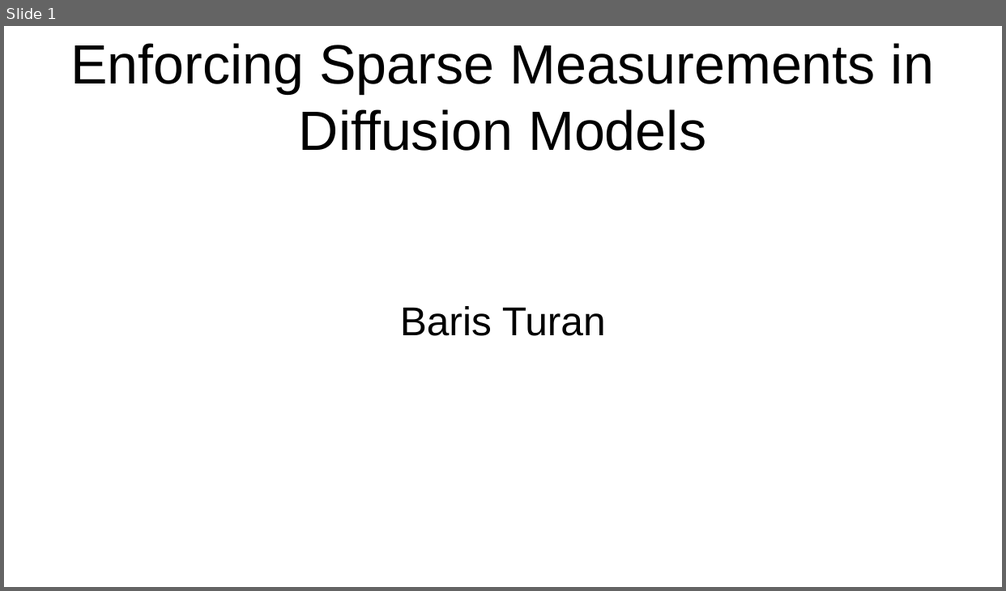
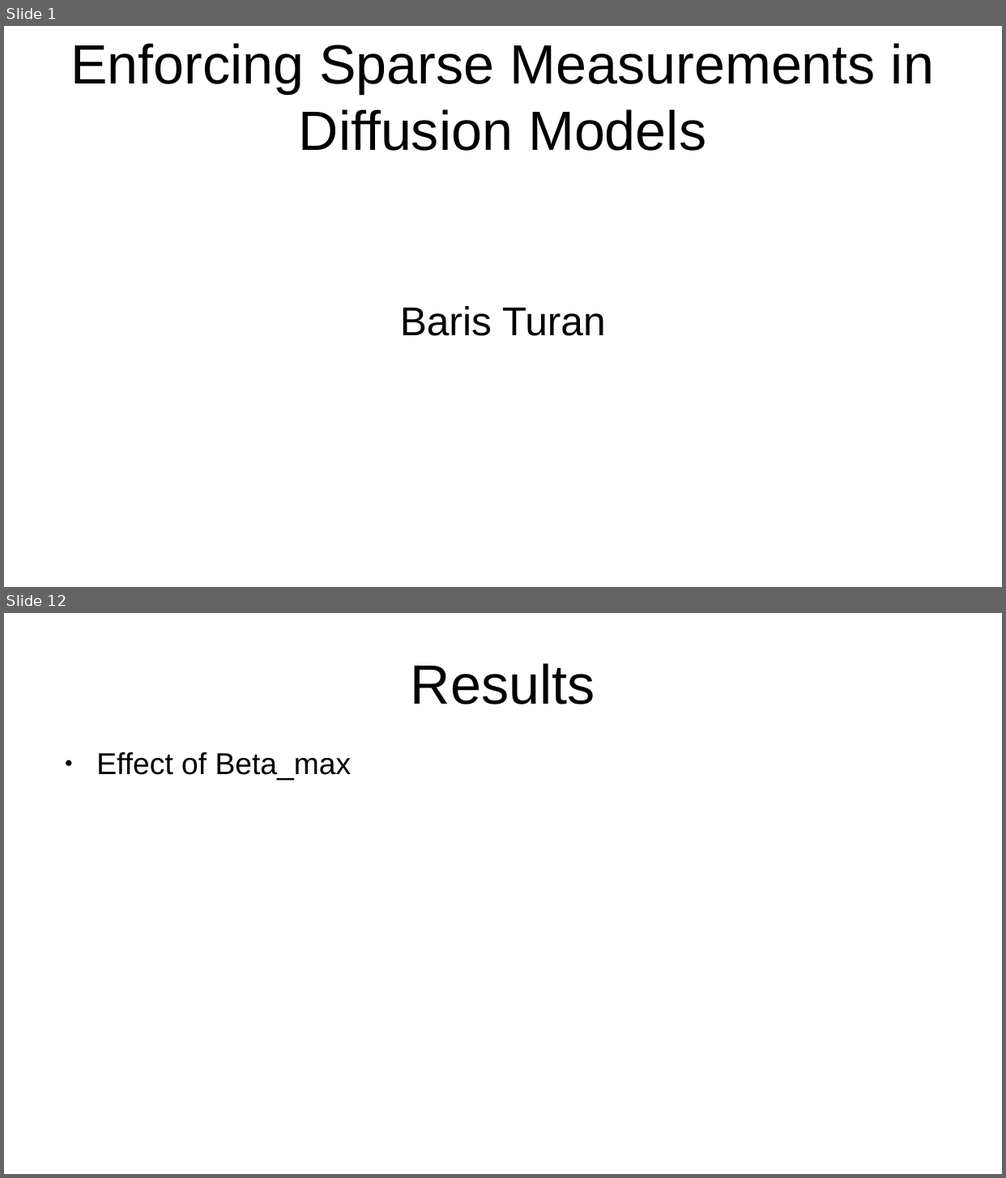
Before and after one commit to baristuran/baris-personal, a slide deck: Enforcing_Sparse_Measurements.odp. Shown one above the other, each under a label of ours: slide 1 before the commit, slides 1 and 12 after it; the slides between them are not shown. The pictures are 1006x591 and 1006x1178 pixels, drawn with LibreOffice and Linux fonts; fonts in the diff are those of the drawing. Boxes give left, top, right and bottom in pixels: in the first picture for what was removed or moved away, otherwise in the second. Text is boxed around its words. In the diff, an @@ line names an element or a change of style, - is before the commit and + after.

```diff
--- a/Enforcing_Sparse_Measurements.odp
+++ b/Enforcing_Sparse_Measurements.odp
@@ slide 12 added at <box>4,613,1002,1174</box>, background #FFFFFF @@
@@ title added at <box>411,663,595,705</box>, 44 pt, text #000000 @@
+Results
@@ text added at <box>96,752,351,781</box>, 24 pt, text #000000 @@
+● Effect of Beta_max
```
Also in this commit, not shown: 3 slides changed, 9 other slides added, 3 slides removed, 4 other files.
